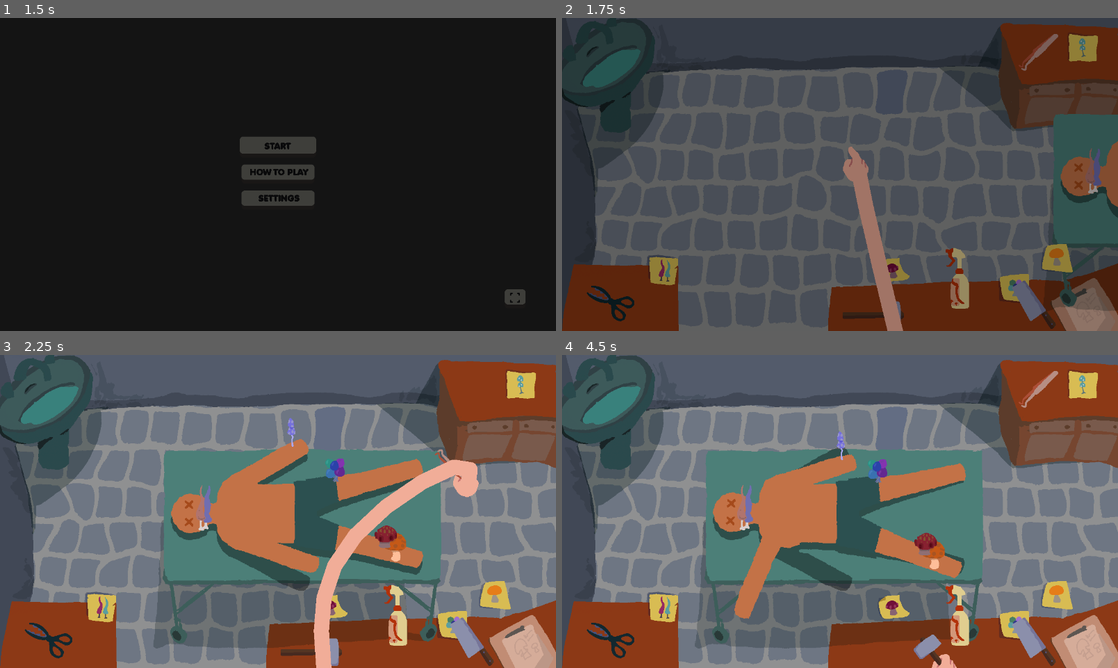
Above: before the commit, frames 1-4 (two rows, left to right).
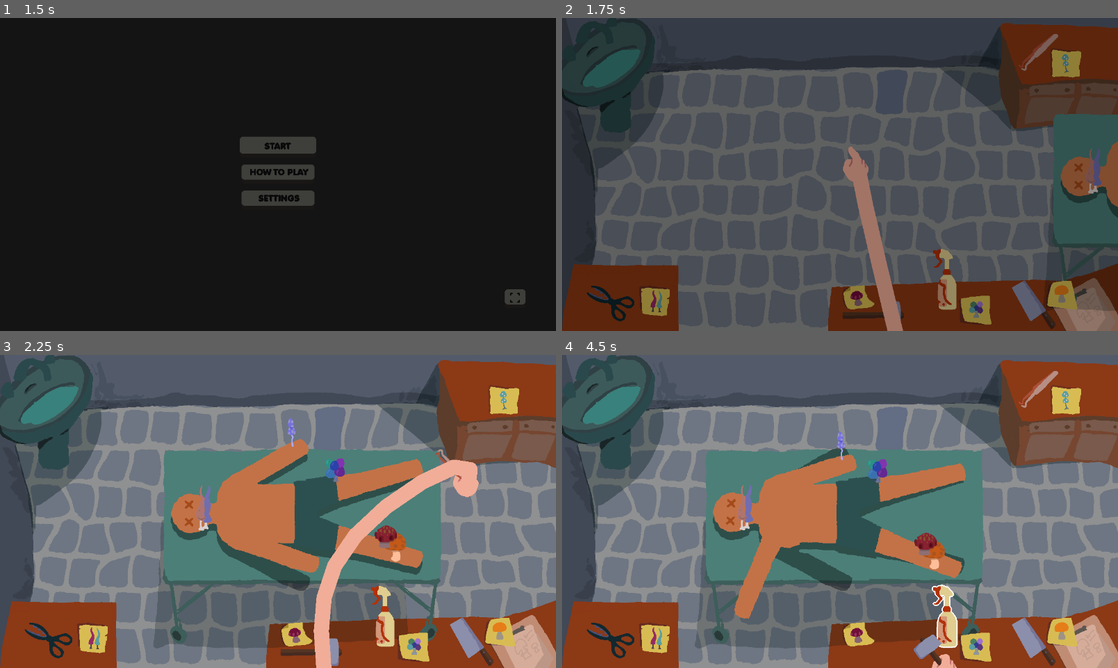
Above: after the commit, the same moments.

Repository: IsaacCerejo/wild-jam-87
Game: Godot game, scene res://scenes/splash_screen_manager/splash_screen_manager.tscn
Same seed, same stepped clock (60 frames per second), same inputs: the game is played once before the commit and once after it. The engine's default icon, where the game draws it, is replaced by a stand-in: a white triangle on a blue panel in a dark square. Sound files missing from this copy of the repository are replaced by a short silence.
Inputs (mouse positions are in pixels of both pictures, inside the frame that each line leads up to):
- Up to frame 1 (1.5 s): tap Enter at 0.5 s; move the mouse to (400, 158) at 0.52 s; click (400, 158) at 0.67 s; click "START" at 1.25 s
- Up to frame 2 (1.75 s): no input
- Up to frame 3 (2.25 s): drag from (478, 389) to (394, 614) at 2.02 s
- Up to frame 4 (4.5 s): click (956, 614) at 2.92 s; drag from (612, 636) to (873, 652) at 3.52 s; drag from (873, 652) to (1034, 642) at 4.27 s

Frame 1 is identical in both runs. In frame 2, 4.5% of the frame differs, in the area x 13-97%, y 5-98%; in frame 3, 4.6%; in frame 4, 4.9%, in the area x 13-97%, y 4-98%.

Commit message:
asset: hand spray

Diff:
--- a/scenes/main_game/main_game.tscn
+++ b/scenes/main_game/main_game.tscn
@@ -139,19 +139,19 @@
 shader_parameter/noise_texture = SubResource("NoiseTexture2D_qspar")
 
 [sub_resource type="RectangleShape2D" id="RectangleShape2D_r8wn4"]
-size = Vector2(120.32367, 37.60898)
+size = Vector2(137.29382, 59.939575)
 
 [sub_resource type="RectangleShape2D" id="RectangleShape2D_kwr1i"]
-size = Vector2(68, 143)
+size = Vector2(84, 165)
 
 [sub_resource type="RectangleShape2D" id="RectangleShape2D_fxa2l"]
-size = Vector2(70.945465, 115.03424)
+size = Vector2(88.37793, 129.79956)
 
 [sub_resource type="RectangleShape2D" id="RectangleShape2D_feobv"]
 size = Vector2(160, 73)
 
 [sub_resource type="RectangleShape2D" id="RectangleShape2D_gxjft"]
-size = Vector2(123.13217, 50.195206)
+size = Vector2(137.22478, 72.31305)
 
 [sub_resource type="Animation" id="Animation_5s8cp"]
 length = 0.001
@@ -231,30 +231,31 @@
 [node name="TesouraPostIt" type="Sprite2D" parent="PostIts"]
 unique_name_in_owner = true
 material = SubResource("ShaderMaterial_uddg2")
-position = Vector2(-909, 32)
+position = Vector2(-928, 103)
 texture = ExtResource("15_fxa2l")
 
 [node name="SprayPostIt" type="Sprite2D" parent="PostIts"]
 unique_name_in_owner = true
 material = SubResource("ShaderMaterial_qspar")
-position = Vector2(-97, 70)
+position = Vector2(-187, 120)
 texture = ExtResource("16_feobv")
 
 [node name="HammerPostIt" type="Sprite2D" parent="PostIts"]
 unique_name_in_owner = true
 material = SubResource("ShaderMaterial_7mboc")
-position = Vector2(-379, 30)
+position = Vector2(-460, 93)
 texture = ExtResource("17_uddg2")
 
 [node name="PincaPostIt" type="Sprite2D" parent="PostIts"]
 unique_name_in_owner = true
 material = SubResource("ShaderMaterial_fm6xj")
-position = Vector2(58, -482)
+position = Vector2(18, -446)
 texture = ExtResource("18_qspar")
 
 [node name="DrillPostIt" type="Sprite2D" parent="PostIts"]
 unique_name_in_owner = true
 material = SubResource("ShaderMaterial_sjufv")
+position = Vector2(12, 85)
 texture = ExtResource("19_7mboc")
 
 [node name="ToolSelector" type="Node2D" parent="."]
@@ -273,7 +274,7 @@
 shape = SubResource("RectangleShape2D_r8wn4")
 
 [node name="Spray" parent="ToolSelector" instance=ExtResource("7_b4n6q")]
-position = Vector2(910, 599)
+position = Vector2(881, 601)
 type = 1
 
 [node name="Sprite2D" parent="ToolSelector/Spray" index="0"]
@@ -314,7 +315,7 @@
 texture = ExtResource("14_kwr1i")
 
 [node name="CollisionShape2D" parent="ToolSelector/Drill" index="1"]
-position = Vector2(2.6916504, 0.21844482)
+position = Vector2(-1.8564453, -5.163513)
 rotation = 0.86917394
 shape = SubResource("RectangleShape2D_gxjft")
 
Binary file changed: assets/hand/hand_spray.png
